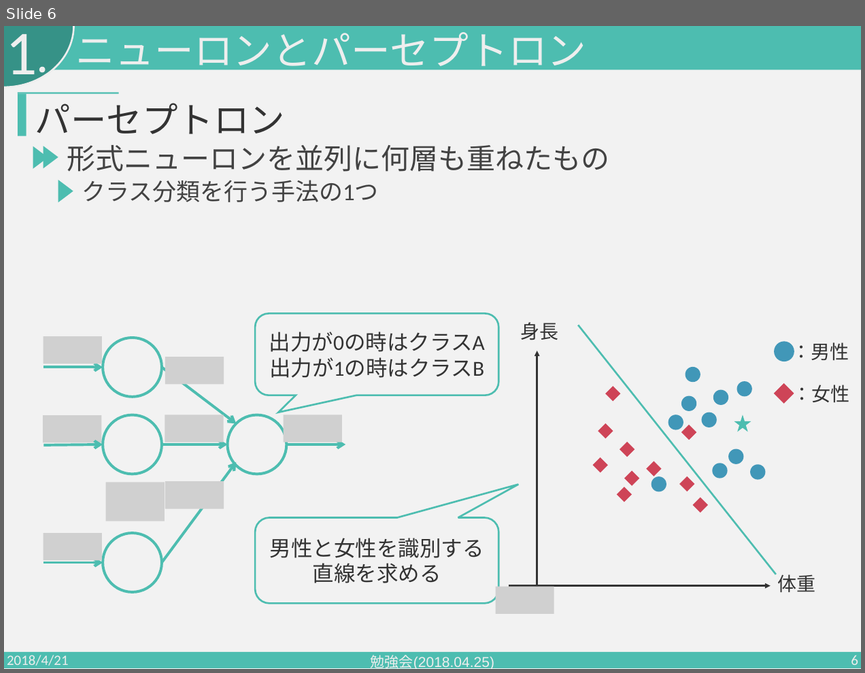
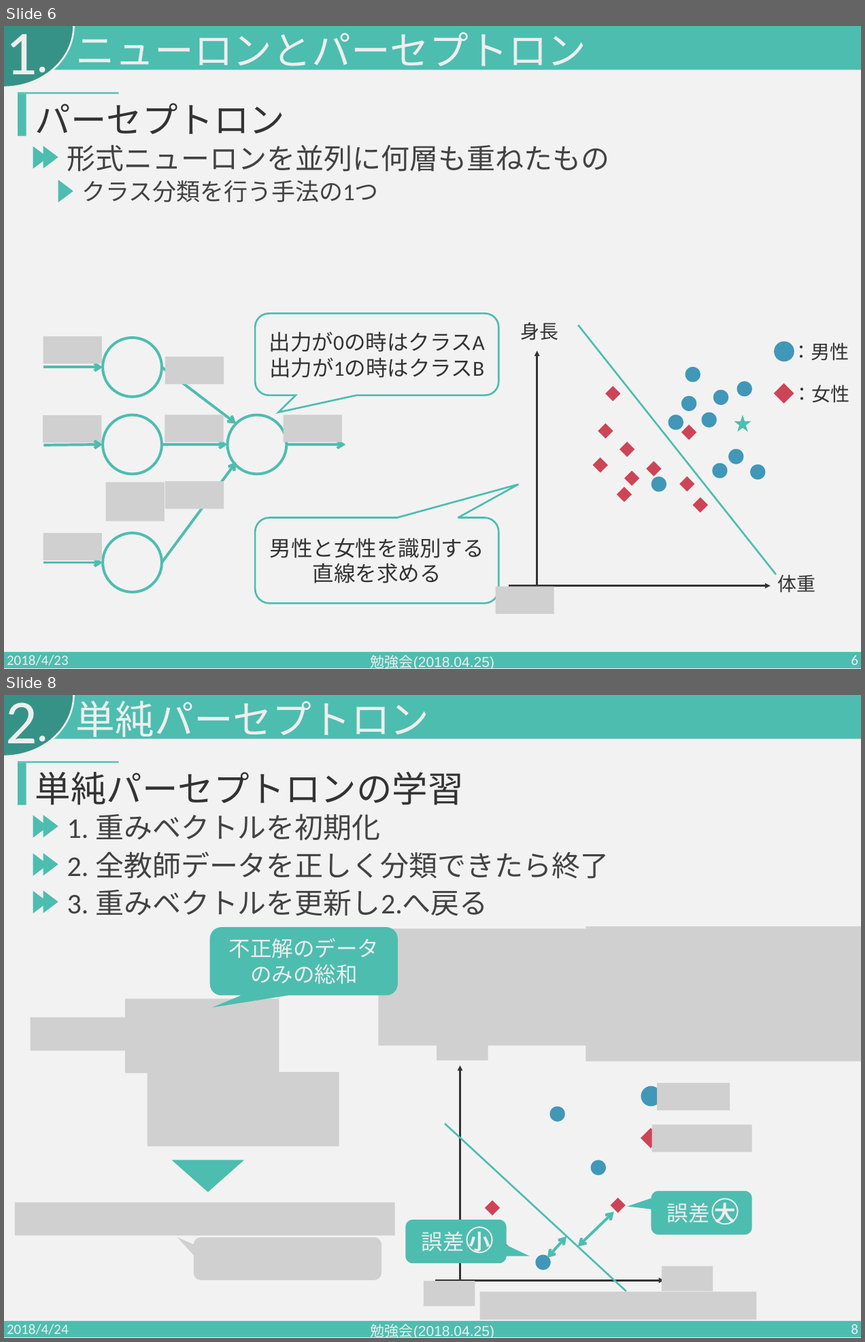
Before and after one commit to PajamaDrive/lab-study, a slide deck: 勉強会2018.04.25.pptx. Shown one above the other, each under a label of ours: slide 6 before the commit, slides 6 and 8 after it; the slides between them are not shown. The pictures are 865x673 and 865x1342 pixels, drawn with LibreOffice and Linux fonts; fonts in the diff are those of the drawing; grey boxes stand for pictures. Boxes give left, top, right and bottom in pixels: in the first picture for what was removed or moved away, otherwise in the second. Text is boxed around its words. In the diff, an @@ line names an element or a change of style, - is before the commit and + after.

```diff
--- a/勉強会2018.04.25.pptx
+++ b/勉強会2018.04.25.pptx
@@ slide 8 added at [4,695,861,1338], background #F2F2F2; not listed: 4 template elements that a slide beside it also shows @@
@@ text added at [6,702,37,758], 105 pt, text #EEEEEE @@
+2
@@ text added at [76,700,430,745], 66 pt, text #EEEEEE @@
+単純パーセプトロン
@@ rectangle added at [18,763,26,805], fill #4DBDB0 @@
@@ rectangle added at [18,762,119,763], fill #4DBDB0 @@
@@ text added at [35,772,464,805], 60 pt, text #333333 @@
+単純パーセプトロンの学習
@@ triangle added at [33,815,48,838], fill #4DBDB0 @@
@@ triangle added at [43,815,58,837], fill #4DBDB0 @@
@@ text added at [67,813,381,841], 48 pt, text #424242 @@
+1. 重みベクトルを初期化
@@ triangle added at [33,853,48,876], fill #4DBDB0 @@
@@ triangle added at [43,853,58,876], fill #4DBDB0 @@
@@ text added at [67,851,609,879], 48 pt, text #424242 @@
+2. 全教師データを正しく分類できたら終了
@@ triangle added at [33,891,48,913], fill #4DBDB0 @@
@@ triangle added at [43,890,58,913], fill #4DBDB0 @@
@@ text added at [67,889,488,916], 48 pt, text #424242 @@
+3. 重みベクトルを更新し2.へ戻る
@@ rounded speech box added at [210,927,398,996], fill #4DBDB0, 36 pt, text #EEEEEE @@
+不正解のデータ
+のみの総和
@@ picture added at [379,928,595,1045] @@
@@ picture added at [586,926,861,1062] @@
@@ picture added at [125,999,279,1073] @@
@@ picture added at [30,1017,135,1051] @@
@@ picture added at [147,1072,339,1146] @@
@@ group added at [424,1035,757,1319]: 6 pictures, 4 ellipses, 4 diamonds, 2 arrows, 2 double arrows, 1 line @@
@@ triangle added at [171,1160,244,1192], fill #4DBDB0 @@
@@ picture added at [15,1202,395,1235] @@
@@ rounded speech box added at [651,1191,751,1234], fill #4DBDB0, 36 pt, text #EEEEEE @@
+誤差 大
@@ ellipse added at [712,1198,738,1223], outline #EEEEEE 2.25 pt @@
@@ rounded speech box added at [405,1219,506,1263], fill #4DBDB0, 36 pt, text #EEEEEE @@
+誤差 小
@@ picture added at [193,1237,381,1280] @@
@@ ellipse added at [466,1227,492,1252], outline #EEEEEE 2.25 pt @@
@@ text added at [7,1323,69,1338], 24 pt, text #EEEEEE @@
+2018/4/24
@@ text added at [371,1323,494,1338], 24 pt, text #EEEEEE @@
+勉強会(2018.04.25)
@@ page number added at [851,1323,858,1338], 24 pt, text #EEEEEE @@
+8
@@ slide 6 changed as well @@
@@ text at [7,654,69,669]: text changed @@
-2018/4/21
+2018/4/23
```
Also in this commit, not shown: 9 other slides changed, 4 other slides added.
